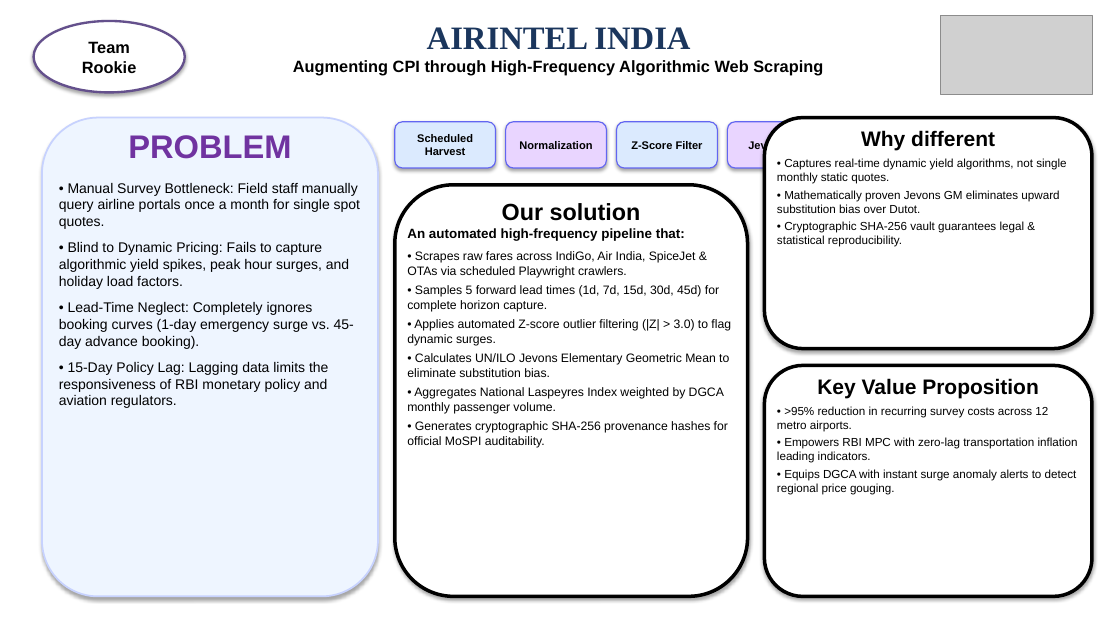
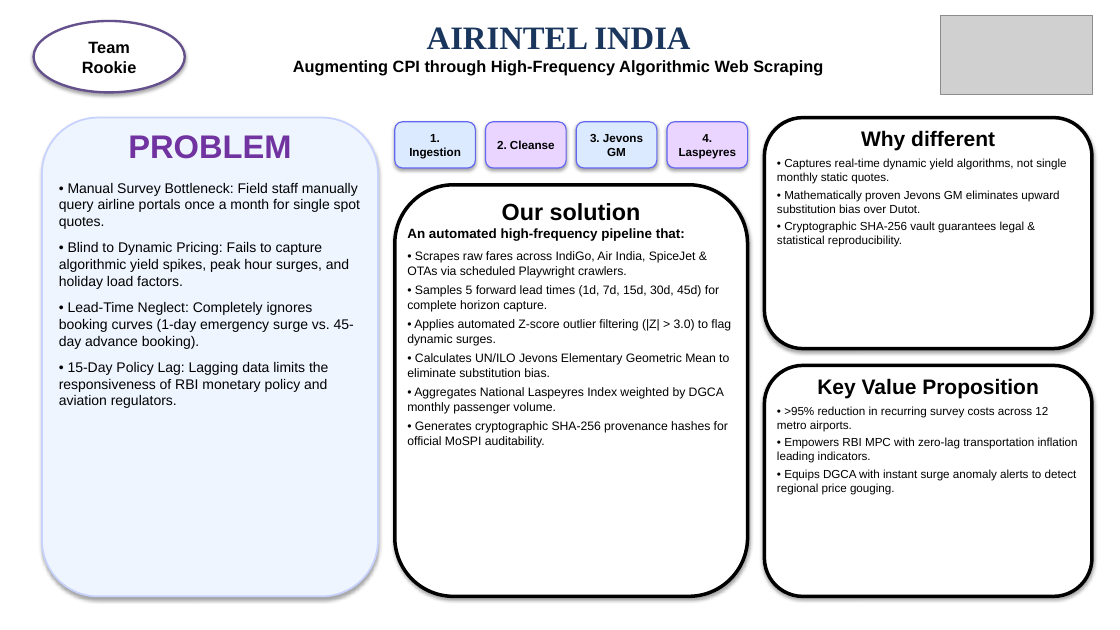
Before and after one commit to oshshivish-tech/sih26056_airfare_cpi, a slide deck: slide 2 of AirIntel_India_SIH26056_Presentation.pptx. Drawn at 1120x630 pixels with LibreOffice and Linux fonts; fonts in the diff are those of the drawing; grey boxes stand for pictures. Boxes give left, top, right and bottom in pixels: in the first picture for what was removed or moved away, otherwise in the second. Text is boxed around its words. In the diff, an @@ line names an element or a change of style, - is before the commit and + after.

```diff
--- a/AirIntel_India_SIH26056_Presentation.pptx
+++ b/AirIntel_India_SIH26056_Presentation.pptx
@@ rounded rectangle removed at [395,122,496,168] @@
-Scheduled Harvest
@@ rounded rectangle added at [395,122,476,168], fill #DBEAFE, outline #6366F1 1 pt, 10 pt, text #000000, bold @@
+1. Ingestion
@@ rounded rectangle added at [486,122,566,168], fill #E9D5FF, outline #6366F1 1 pt, 10 pt, text #000000, bold @@
+2. Cleanse
@@ rounded rectangle removed at [506,122,607,168] @@
-Normalization
@@ rounded rectangle "3. Jevons GM": place and size @@
-rounded rectangle "3. Jevons GM" at [728,122,828,168]
+rounded rectangle "3. Jevons GM" at [576,122,657,168]
@@ rounded rectangle "3. Jevons GM" at [576,122,657,168]: fill #E9D5FF to #DBEAFE @@
@@ text in rounded rectangle at [590,134,643,156]: text changed; size 9.5 to 10 pt @@
-Jevons GM
+3. Jevons GM
@@ rounded rectangle removed at [617,122,718,168] @@
-Z-Score Filter
@@ rounded rectangle "4. Laspeyres": place and size @@
-rounded rectangle "4. Laspeyres" at [839,122,939,168]
+rounded rectangle "4. Laspeyres" at [667,122,748,168]
@@ rounded rectangle "4. Laspeyres" at [667,122,748,168]: fill #DBEAFE to #E9D5FF @@
@@ text in rounded rectangle at [679,134,737,159]: text changed; size 9.5 to 10 pt @@
-Laspeyres
+4. Laspeyres
```
Also in this commit, not shown: 1 other file.
